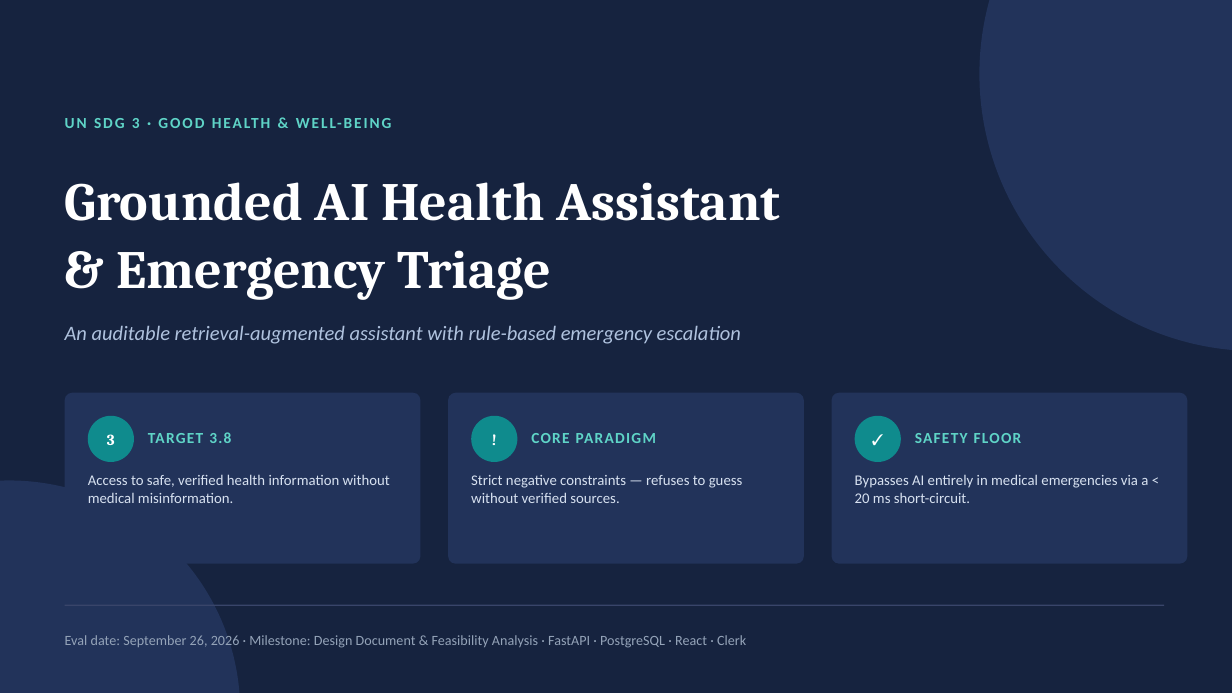
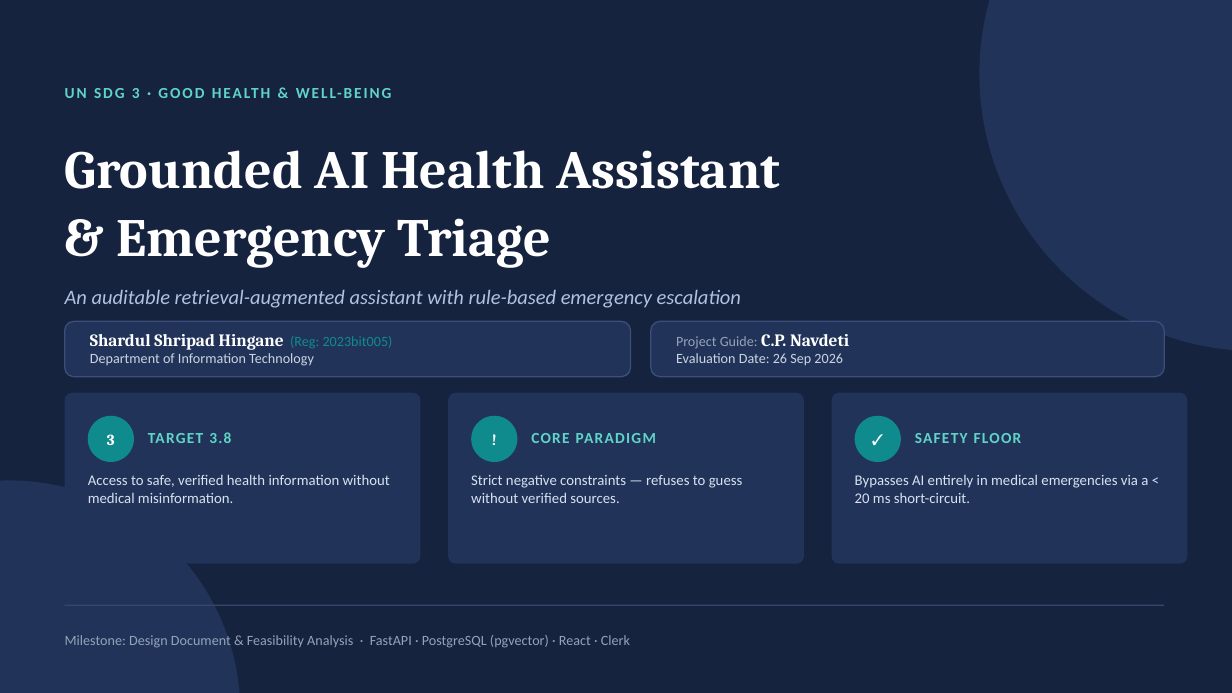
Before and after one commit to Shardul9999/Health_Assistant, a slide deck: slide 1 of docs/Health_Assistant_Evaluation_Redesigned.pptx. Drawn at 1232x693 pixels with LibreOffice and Linux fonts; fonts in the diff are those of the drawing. Boxes give left, top, right and bottom in pixels: in the first picture for what was removed or moved away, otherwise in the second. Text is boxed around its words. In the diff, an @@ line names an element or a change of style, - is before the commit and + after.

Commit message:
docs: add student credentials and guide details to presentation cover page

```diff
--- a/docs/Health_Assistant_Evaluation_Redesigned.pptx
+++ b/docs/Health_Assistant_Evaluation_Redesigned.pptx
@@ text "UN SDG 3 · GOOD ...": place and size @@
-text "UN SDG 3 · GOOD ..." at box(132, 118, 545, 221)
+text "UN SDG 3 · GOOD ..." at box(132, 88, 545, 189)
@@ text "Grounded AI Health Assistant": place and size @@
-text "Grounded AI Health Assistant" at box(65, 182, 781, 299)
+text "Grounded AI Health Assistant" at box(65, 150, 781, 267)
@@ text "An auditable retrieval-augmented assistant with ...": place and size @@
-text "An auditable retrieval-augmented assistant with ..." at box(65, 326, 741, 344)
+text "An auditable retrieval-augmented assistant with ..." at box(65, 290, 741, 308)
@@ rounded rectangle added at box(65, 322, 630, 377), fill #22335A, outline #3B4F7A 1 pt @@
@@ rounded rectangle added at box(651, 322, 1165, 377), fill #22335A, outline #3B4F7A 1 pt @@
@@ text added at box(90, 334, 393, 366), 11 pt, text #CBD5E1 @@
+Shardul Shripad Hingane (Reg: 2023bit005)
+Department of Information Technology
@@ text added at box(676, 334, 849, 366), 11 pt, text #CBD5E1 @@
+Project Guide: C.P. Navdeti
+Evaluation Date: 26 Sep 2026
@@ text at box(65, 635, 630, 648): text changed @@
-Eval date: September 26, 2026 · Milestone: Design Document & Feasibility Analysis · FastAPI · PostgreSQL · React · Clerk
+Milestone: Design Document & Feasibility Analysis · FastAPI · PostgreSQL (pgvector) · React · Clerk
```
Also in this commit, not shown: 4 other files.
